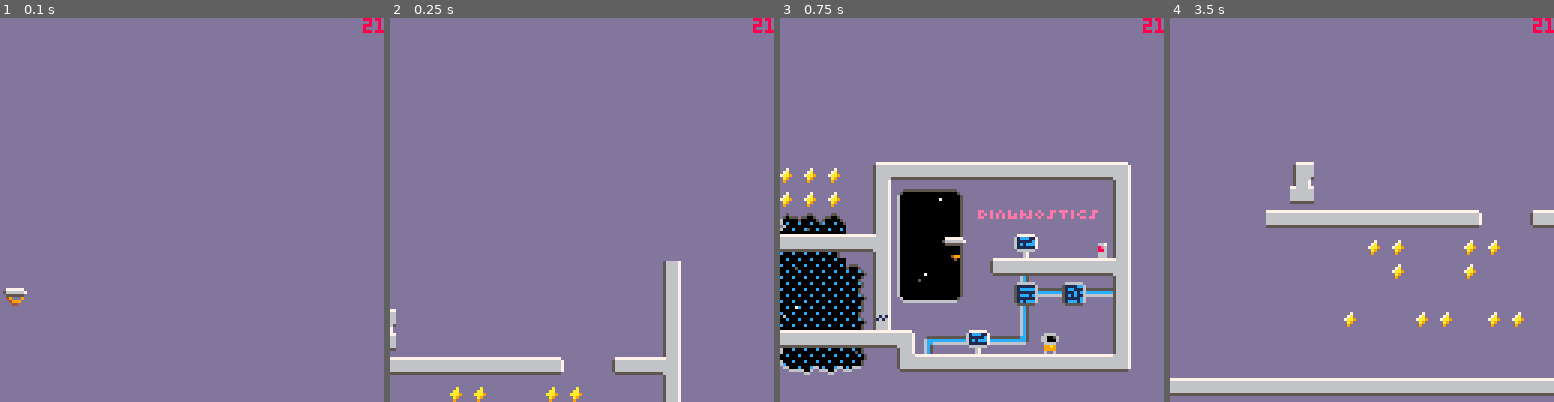
Above: before the commit, frames 1-4 (left to right).
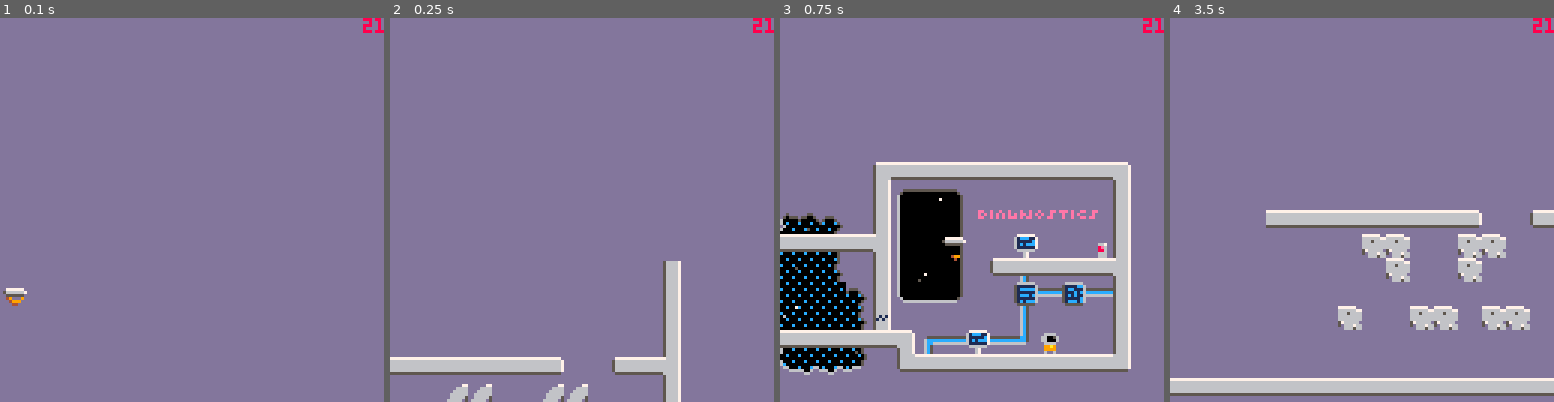
Above: after the commit, the same moments.

Repository: jgradim/gameoff-2020
Game: PICO-8 cartridge moonshot.p8
The game is run twice, just before and just after one commit, with the same random seed, the same clock (stepped at 60 frames per second) and the same inputs.
Inputs:
- Up to frame 1 (0.1 s): no input
- Up to frame 2 (0.25 s): no input
- Up to frame 3 (0.75 s): tap X (X key) at 0.33 s; tap O (Z key) at 0.7 s
- Up to frame 4 (3.5 s): tap X (X key) at 1.07, 1.85, 2.97 s; hold Right 1.6-2.1 s; tap O (Z key) every 0.4 s from 1.7 to 3.3 s; hold Up 2.15-2.42 s; hold Right 2.47-3.03 s; hold Left from 3.08 s (still down)

Frame 1 is identical in both runs. In frame 2, 0.9% of the frame differs, in the area x 0-52%, y 75-100%; in frame 3, 1.0%; in frame 4, 4.5%, in the area x 31-94%, y 37-82%.

Commit message:
update spritesheet and sprite mappings, use `animate` for doors

Diff:
--- a/moonshot.p8
+++ b/moonshot.p8
@@ -37,23 +37,22 @@
 sp_platform_start=48
 sp_platform_length=4
 
-sp_door_opened=37
-sp_door_closed=32
-
-sp_button_left=16
-sp_button_right=17
-
-sp_speech=10
-sp_e_pod=28
+sp_door_opened=0
+sp_door_closed=11
+
+sp_screen=8
+sp_button_left=9
+sp_button_right=10
+
 sp_tiny_font=128
 
 -----------------------
 ---sprite animations---
 -----------------------
-anim_platform={48,49,50,51}
-anim_door_open={32,33,34,35,36,0}
-anim_door_close={0,36,35,34,33,32}
-anim_bolt={18,19,20,21}
+anim_platform={23,24,25,26}
+anim_door_open={11,12,13,14,15,0}
+anim_door_close={0,15,14,13,12,11}
+anim_bolt={39,40,41,42}
 
 function animate(e,freq,loop)
  if #e.anim <=1 then return end
@@ -75,9 +74,8 @@
 ------------------
 ---rect sprites---
 ------------------
-rect_speech_bubble={0,0,12,11}
-rect_moon_large={0,0,22,22}
-rect_moon_small={0,0,}
+rect_tooltip={x=112,y=8,w=12,h=11}
+rect_moon={x=40,y=8,w=22,h=22}
 
 -------------------
 ---palette swaps---
@@ -215,6 +213,7 @@
 
  --screens / messages
  local diag_screen_low=init_interactable({
+  sp=sp_screen,
   x=60*8,
   y=29*8,
   tooltip="❎",
@@ -234,6 +233,7 @@
  })
 
  local diag_screen_high=init_interactable({
+  sp=sp_screen,
   x=62*8,
   y=25*8,
   tooltip="❎",
@@ -911,8 +911,6 @@
    end)
 
    animate(p,8,true)
-   --p.sp=sp_platform_start+
-   -- (t()*8)%sp_platform_length
   end,
 
   draw=function(p)
@@ -940,12 +938,9 @@
 -----------
 
 function init_door(x,y,open)
- local sp
- if open then
-  sp=sp_door_opened
- else
-  sp=sp_door_closed
- end
+ local sp=open and sp_door_opened
+  or sp_door_closed
+
  return {
   sp=sp,
   x=x,
@@ -954,21 +949,13 @@
   h=8,
   open=open,
 
+  anim_cursor=1,
+  anim={},
+
   collide=block,
 
   update=function(d)
-   local dsp=0
-   if d.open
-   and d.sp!=sp_door_opened
-   then
-    dsp=1
-   end
-   if not d.open
-   and d.sp!=sp_door_closed
-   then
-    dsp=-1
-   end
-   d.sp+=dsp
+   animate(d,2,false)
   end,
 
   draw=function(d)
@@ -979,6 +966,10 @@
 
 function toggle_door(d,open)
  d.open=open
+ d.anim_cursor=1
+ d.anim=open and anim_door_open
+  or anim_door_close
+
  if (open)
    then play_sfx("door_open")
    else play_sfx("door_close")
@@ -1286,13 +1277,14 @@
 --------------------
 
 function speech_bubble(x,y,l,c)
-  local sx=8*(sp_speech%16)
-  local sy=8*flr(sp_speech/16)
+  local r=rect_tooltip
+  -- local sx=rect_tooltip[1]--8*(rect_tooltip%16)
+  -- local sy=8*flr(sp_speech/16)
   local dx=x-4
   local dy=y-12+cos(t()/2)+.5
 
   pal(11,c)
-  sspr(sx,sy,16,16,dx,dy)
+  sspr(r.x,r.y,r.w,r.h,dx,dy)
   pal()
   print(l,dx+3,dy+2,7)
 end
@@ -1426,7 +1418,7 @@
   opts.msg_freq or 1
 
  return instance({
-  sp=8,
+  sp=0,
   sp_pal={},
   --anim={8},
   x=0,
@@ -1448,9 +1440,6 @@
   on_msg_end=function(s) end,
 
   tooltip=nil,
-
-  activated=false,
-  done=false,
 
   on_button_press=function(s) end,
 
@@ -2145,8 +2134,15 @@
 
 
 
+…(7 lines of a section not shown)…
 __gff__
-0200000000000000010000000000000001010101010101000000000000000000010101010000000000000000000000000101010100000000000000000000000001010101010103000000000000000000010101010101010000000000000000000101010101010100000000000000000001010101010101000000000000000000
+0200000000000000010101010101010100000101000001010101010000000000000001010000000000000000000000000101010100000000000000000000000001010101010103000000000000000000010101010101010000000000000000000101010101010100000000000000000001010101010101000000000000000000
 0000000000000000000000000000000000000000000000000000000000000000000000000000000000000000000000000000000000000000000000000000000000000000000000000000000000000000000000000000000000000000000000000000000000000000000000000000000000000000000000000000000000000000
 __map__
 7979797979797979797979797979797979797979797979797979797979797979797979797979797979797979797979797979797979797979797979797979797979797979797979797979797979797979797979797979797979797979797979797979797979797979797979797979797979797979797979797979797979797979
@@ -2171,15 +2167,15 @@
 4279797979797979797979797979797979797979797979797979797979797979797979797979797979797979797979797979797979797979797979797979797979797979797979797979797979797979797979797979797979797979797979797979797979797979797979797979797979797979797979797979797979797979
 4279797979797979797979797979797979797979797979797979797979797979797979797979797979797950797979797979797979797979797979797979797979797979797979797979797979797979797979797979797979797979797979797979797979797979797979797979797979797979797979797979797979797979
 4279797979797979797979797979797979797979797979797979797979797979797979797979797979797950797979797979797979797979797979797979797979797979797979797979797979797979797979797979797979797979797979797979797979797979797979797979797979797979797979797979797979797979
-507979797979797979797979797979797979797979797979797979797979796279797979797979797979795079797979790d0d0d0d0d0d79624040404040404040406379797979797979797979797979797979797979797979797979797979797979797979797979797979797979797979797979797979797979797979797979
-507979797979797979797979797979797979797979797979797979797979794279797979797979797979795079797979790d0d0d0d0d0d79504a4b4c7979797979795079797979797979797979797979797979797979797979797979797979797979797979797979797979797979797979797979797979797979797979797979
-507979797979797979797979797979797979797979797979797979797979404040404040404070797971405179797979790d0d0d4d4e4e79505a5b5c7979797979795079797979797979797979797979797979797979797979797979797979797979797979797979797979797979797979797979797979797979797979797979
-5079797979797979797979797979797979797979797979797979797979797979797979797979797979797950797979797140404445454640515a5b5c79797979790e5079797979797979797979797979797979797979797979797979797979797979797979797979797979797979797979797979797979797979797979797979
-507979797979797979797979797979797979797979797979797979797979797979797979797979797979795079790c794d4f795d5e5e5e4f505a5b5c7971434040405179797979797979797979797979797979797979797979797979797979797979797979797979797979797979797979797979797979797979797979797979
-5079797979797979797979797979797979797979797979797979797979797979797979797979797979797960797979796d6f795d5e5e5e5f506a6b6c7979494759485379797979797979797979797979797979797979797979797979797979797979797979797979797979797979797979797979797979797979797979797979
-5079797979797979797979797979797979797979797979797979797979797979797979797979797979797979797979797979795d5e5e5e5f797979797979587979795079797979797979797979797979797979797979797979797979797979797979797979797979797979797979797979797979797979797979797979797979
+5079797979797979797979797979797979797979797979797979797979797979797979797979797979797950797979797979797979797979624040404040404040406379797979797979797979797979797979797979797979797979797979797979797979797979797979797979797979797979797979797979797979797979
+5079797979797979797979797979797979797979797979797979797979797979797979797979797979797950797979797979797979797979505a5b5c7979797979795079797979797979797979797979797979797979797979797979797979797979797979797979797979797979797979797979797979797979797979797979
+507979797979797979797979797979797979797979797979797979797979404040404040404070797971405179797979797979795d5e5f79506a6b6c7979797979795079797979797979797979797979797979797979797979797979797979797979797979797979797979797979797979797979797979797979797979797979
+5079797979797979797979797979797979797979797979797979797979797979797979797979797979797950797979797140404445454640516a6b6c7979797979795079797979797979797979797979797979797979797979797979797979797979797979797979797979797979797979797979797979797979797979797979
+5079797979797979797979797979797979797979797979797979797979797979797979797979797979797950797979795d5f796d6e6e6f79506a6b6c7971434040405179797979797979797979797979797979797979797979797979797979797979797979797979797979797979797979797979797979797979797979797979
+5079797979797979797979797979797979797979797979797979797979797979797979797979797979797960797979797d7f796d6e6e6e5f507a7b7c7979494759485379797979797979797979797979797979797979797979797979797979797979797979797979797979797979797979797979797979797979797979797979
+5079797979797979797979797979797979797979797979797979797979797979797979797979797979797979797979797979796d6e6e6e6f797979797979587979795079797979797979797979797979797979797979797979797979797979797979797979797979797979797979797979797979797979797979797979797979
 5079797979797979797979797979797979797979797979797979797979797979797979797979797979797979797979797962404044454546406367487947787979795079797979797979797979797979797979797979797979797979797979797979797979797979797979797979797979797979797979797979797979797979
-507979797979797979797979797979797979797979797979797979797979797979797979797979797979797979797979627379796d6e6e6f797240404040404040407379797979797979797979797979797979797979797979797979797979797979797979797979797979797979797979797979797979797979797979797979
+507979797979797979797979797979797979797979797979797979797979797979797979797979797979797979797979627379797d7e7e7f797240404040404040407379797979797979797979797979797979797979797979797979797979797979797979797979797979797979797979797979797979797979797979797979
 7240404040404040404040404040404040404040404040404040404040404040404040404040404040404040404040407379797979797979797979797979797979797979797979797979797979797979797979797979797979797979797979797979797979797979797979797979797979797979797979797979797979797979
 
 
Not shown, changed: 108 lines of the sprite sheet (__gfx__) section of moonshot.p8
Not shown, changed: res/moonshot.aseprite
